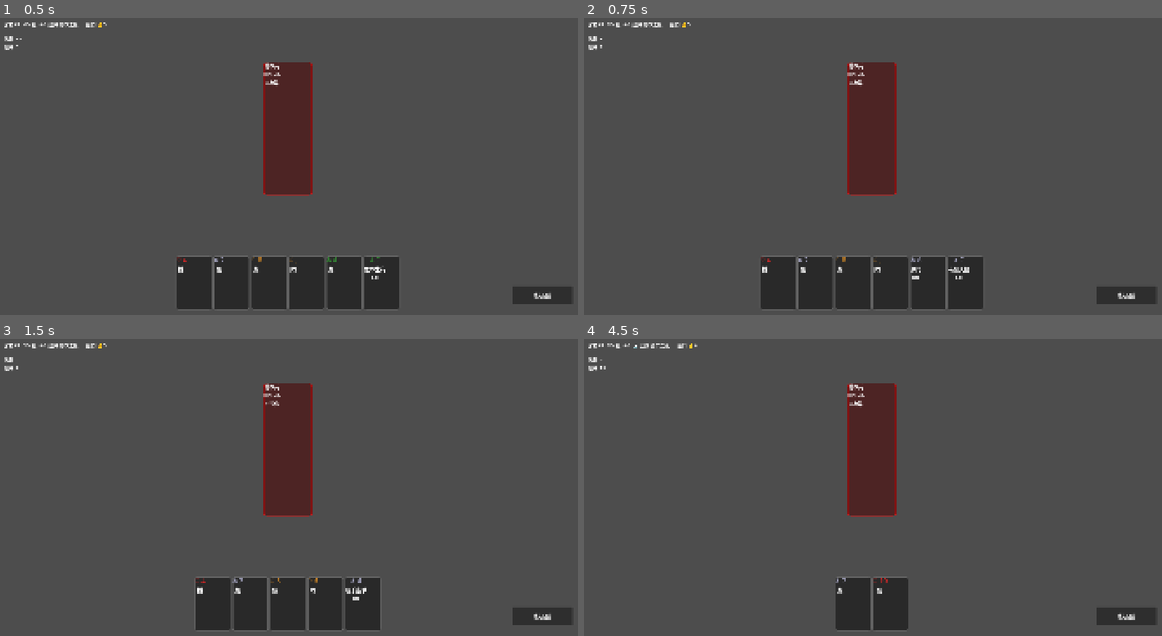
Above: before the commit, frames 1-4 (two rows, left to right).
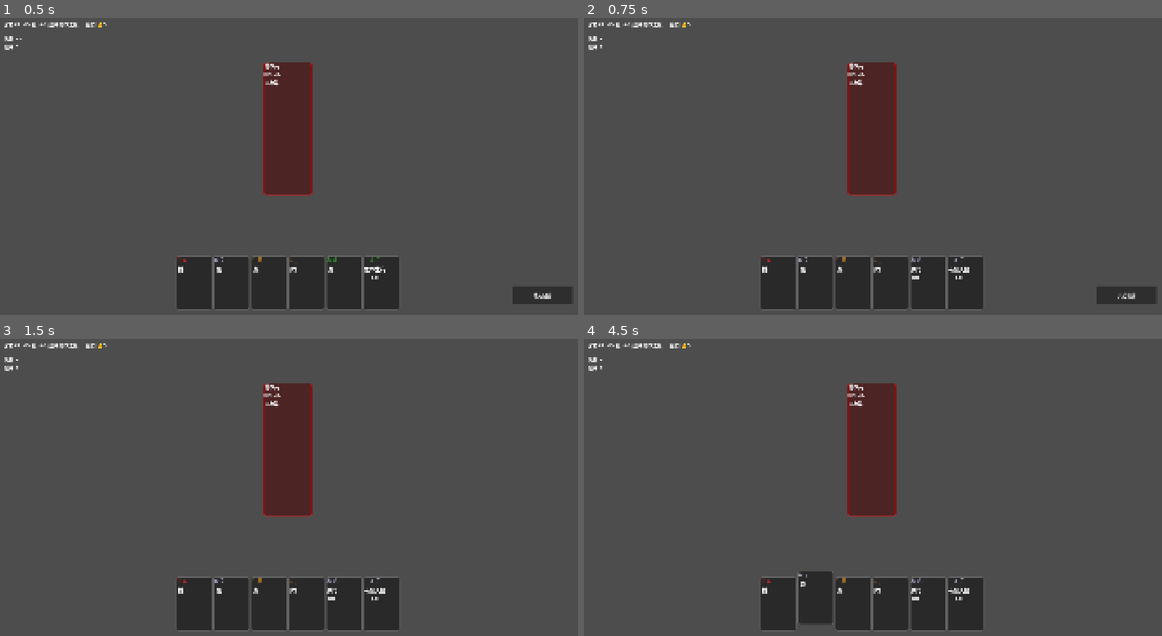
Above: after the commit, the same moments.

Repository: adam2046/three-kingdoms-deckbuilder
Game: Godot game, scene res://scenes/main.tscn
Two runs of this game, one before a commit and one after it. Both use one fixed random seed, a clock stepped at 60 frames per second and the inputs below.
Inputs (mouse positions are in pixels of both pictures, inside the frame that each line leads up to):
- Up to frame 1 (0.5 s): no input
- Up to frame 2 (0.75 s): click "結束回合" at 0.5 s
- Up to frame 3 (1.5 s): click "結束回合" (after the commit: "承受傷害") at 1.25 s
- Up to frame 4 (4.5 s): click (1127, 615) at 2 s, where only the run before the commit has a clickable "結束回合"; tap Enter at 2.75, 4.25 s; move the mouse to (815, 603) at 2.77 s; click (815, 603) at 2.92 s; tap Space at 3.5 s; move the mouse to (832, 603) at 3.52 s; click (832, 603) at 3.67 s; move the mouse to (873, 603) at 4.27 s; click (873, 603) at 4.42 s

Frame 1 is identical in both runs. In frame 2, less than 0.1% of the frame differs, in the area x 4-95%, y 1-95%; in frame 3, 3.1%; in frame 4, 5.1%, in the area x 2-99%, y 1-99%.

Commit message:
feat: DODGE response system — play 閃 to block enemy attacks
- Enemy attacks now pause for player response when 閃 is in hand
- Signal-based await: awaiting_dodge → player clicks 閃 or 'Take Damage'
- End Turn button repurposed as '承受傷害' during dodge response
- Phase label shows enemy name + damage during attack
- use_dodge() removes 閃 from hand, blocks damage
- skip_dodge() takes full damage
- No pause if player has no 閃 in hand (auto-damage)

Diff:
--- a/scripts/battle/battle_manager.gd
+++ b/scripts/battle/battle_manager.gd
@@ -14,6 +14,8 @@
 signal turn_started(turn_number: int)
 signal phase_changed(phase: Phase)
 signal battle_ended(victory: bool)
+signal awaiting_dodge(enemy_name: String, damage: int)  # Player can respond with 閃
+signal dodge_response_received()  # Internal: player responded
 
 # -- Enums --
 enum Phase { JUDGMENT, DRAW, PLAY, DISCARD, END }
@@ -29,6 +31,7 @@
 var hand_size_limit: int     # = player_hp normally
 var attack_limit_reached: bool = false  # for 呂布 無雙
 var block: int = 0            # Damage absorption (from 無懈可擊)
+var dodge_used_this_attack: bool = false  # Track if player used 閃 this attack
 
 # -- References --
 var player_hero: HeroData
@@ -215,13 +218,49 @@
 
 
 func _enemy_attack(enemy: EnemyData) -> void:
+	## Enemy attacks — player can respond with 閃 to block.
 	var blocked := false
 	if follower and follower.is_alive() and follower.can_block:
 		follower.take_damage(enemy.intent_value)
 		blocked = true
 
 	if not blocked:
-		take_damage(enemy.intent_value)
+		# Check if player has 閃 in hand — if so, offer response
+		if _has_dodge_in_hand():
+			dodge_used_this_attack = false
+			awaiting_dodge.emit(enemy.name_zh, enemy.intent_value)
+			await dodge_response_received  # Pause until player responds
+			blocked = dodge_used_this_attack
+
+		if not blocked:
+			take_damage(enemy.intent_value)
+
+
+func _has_dodge_in_hand() -> bool:
+	for card in hand:
+		if card.sub_type == CardData.SubType.DODGE:
+			return true
+	return false
+
+
+func use_dodge(card: CardData) -> bool:
+	## Player uses a 閃 to block the current enemy attack.
+	if card.sub_type != CardData.SubType.DODGE:
+		return false
+	if not hand.has(card):
+		return false
+	hand.erase(card)
+	discard_pile.append(card)
+	dodge_used_this_attack = true
+	print("[Dodge] %s blocks the attack!" % card.name_zh)
+	dodge_response_received.emit()
+	return true
+
+
+func skip_dodge() -> void:
+	## Player chooses not to block — take full damage.
+	dodge_used_this_attack = false
+	dodge_response_received.emit()
 
 
 func _enemy_skill(enemy: EnemyData) -> void:
--- a/scripts/battle/battle_scene.gd
+++ b/scripts/battle/battle_scene.gd
@@ -26,6 +26,7 @@
 @onready var reward_title: Label = $UI/RewardOverlay/RewardTitle
 
 var reward_active: bool = false  # Blocks battle interaction while choosing reward
+var dodge_response_active: bool = false  # Blocks normal play during enemy attack response
 
 
 func _ready() -> void:
@@ -33,6 +34,8 @@
 	battle_manager.turn_started.connect(_on_turn_started)
 	battle_manager.phase_changed.connect(_on_phase_changed)
 	battle_manager.battle_ended.connect(_on_battle_ended)
+	battle_manager.awaiting_dodge.connect(_on_awaiting_dodge)
+	battle_manager.dodge_response_received.connect(_on_dodge_resolved)
 	end_turn_btn.pressed.connect(_on_end_turn_pressed)
 	skill_btn.pressed.connect(_on_skill_pressed)
 	skill_btn.visible = false
@@ -373,6 +376,14 @@
 func _on_card_played(card: CardData) -> void:
 	## Player clicks a card. If needs target, select and wait for enemy click.
 	## If no target (peach, draw2), play immediately.
+
+	# During dodge response: only 閃 is playable
+	if dodge_response_active:
+		if card.sub_type == CardData.SubType.DODGE:
+			battle_manager.use_dodge(card)
+			_refresh_hand()
+		return
+
 	if reward_active or shop_active or battle_manager.current_phase != BattleManager.Phase.PLAY:
 		return
 
@@ -419,6 +430,11 @@
 
 
 func _on_end_turn_pressed() -> void:
+	## Player clicks "End Turn" or "Take Damage" during dodge response.
+	if dodge_response_active:
+		battle_manager.skip_dodge()
+		return
+
 	## Player clicks "End Turn" — move to discard phase, then enemies act.
 	if battle_manager.current_phase != BattleManager.Phase.PLAY:
 		return
@@ -446,6 +462,23 @@
 	else:
 		print("DEFEAT... Run over.")
 		# TODO: Show defeat screen, offer restart
+
+
+func _on_awaiting_dodge(enemy_name: String, damage: int) -> void:
+	## Enemy is attacking — enable dodge response mode.
+	dodge_response_active = true
+	phase_label.text = "%s 攻擊! 傷害 %d — 出閃?" % [enemy_name, damage]
+	end_turn_btn.text = "承受傷害"
+	end_turn_btn.visible = true
+	_refresh_hand()  # Refresh so player can click 閃 cards
+
+
+func _on_dodge_resolved() -> void:
+	## Player responded to enemy attack — reset mode.
+	dodge_response_active = false
+	end_turn_btn.text = "結束回合"
+	end_turn_btn.visible = false
+	_refresh_ui()
 
 
 func _start_battle() -> void:
